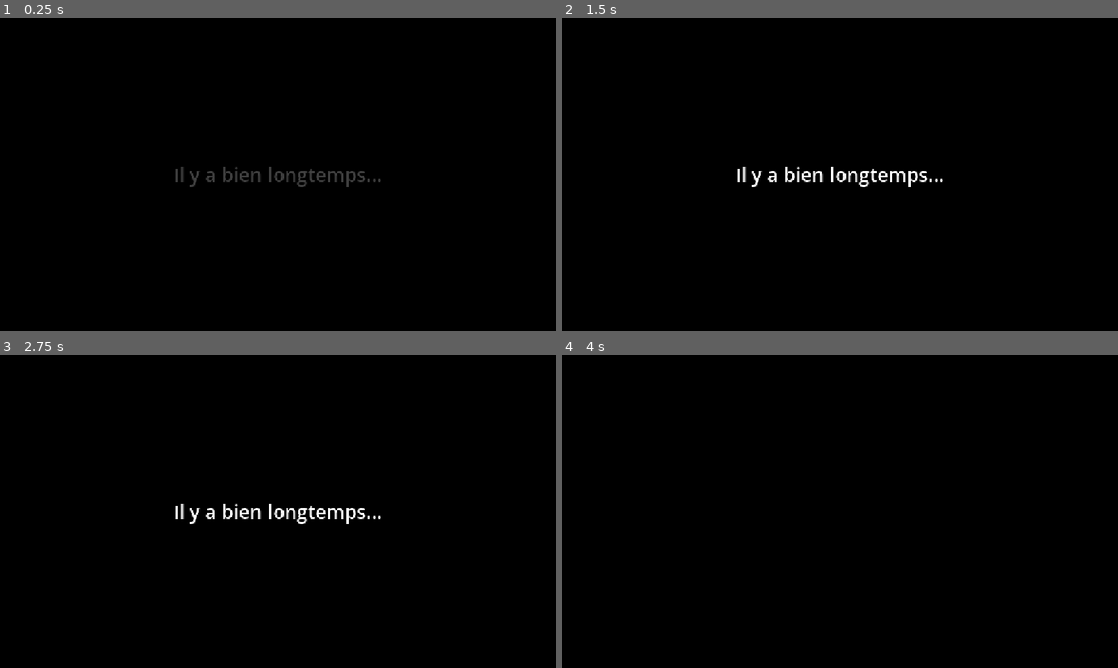
Above: before the commit, frames 1-4 (two rows, left to right).
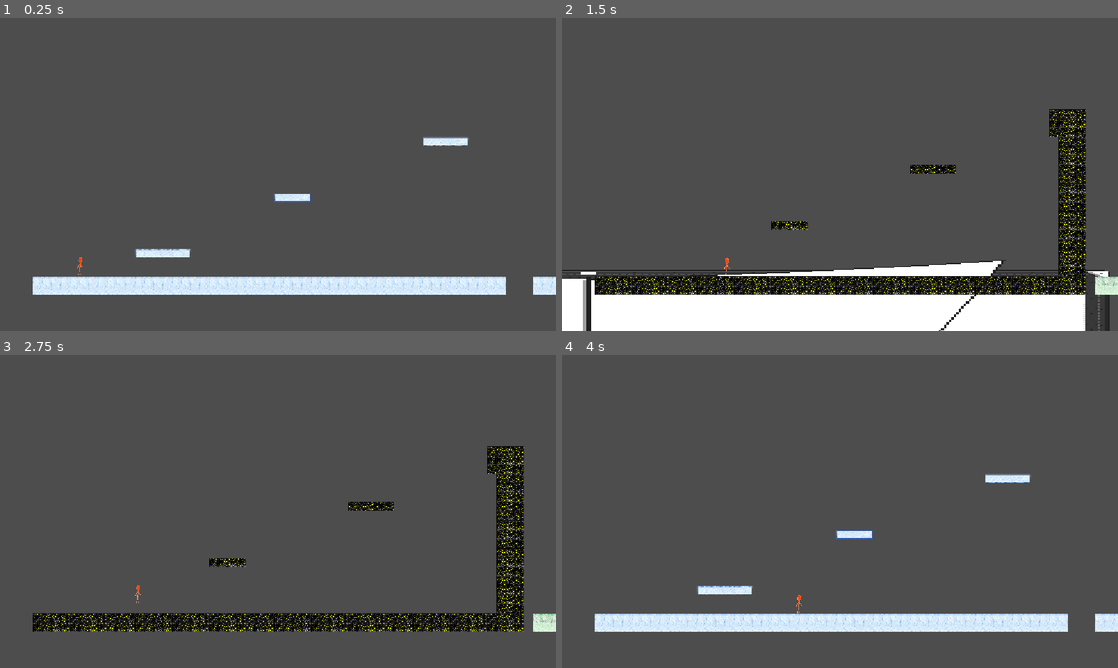
Above: after the commit, the same moments.

Repository: benjaminChambo/game-jamimag
Game: Godot game, scene res://Scènes/SceneTestPrincipale.tscn
The game is run twice, just before and just after one commit, with the same random seed, the same clock (stepped at 60 frames per second) and the same inputs.
Inputs:
- Up to frame 1 (0.25 s): no input
- Up to frame 2 (1.5 s): hold D (right_d) from 0.53 s (still down); tap O (dash_o) at 0.6 s; tap Space (space_jump) at 0.77 s; tap P (turn_page_p) at 1.35 s
- Up to frame 3 (2.75 s): tap Space (space_jump) at 1.52 s; release D (right_d) at 2.03 s; hold Q (left_q) from 2.03 s (still down); tap O (dash_o) at 2.1 s
- Up to frame 4 (4 s): release Q (left_q) at 2.78 s; hold D (right_d) from 2.78 s (still down); tap P (turn_page_p) at 2.85 s; tap Space (space_jump) at 3.02, 3.77 s; tap O (dash_o) at 3.6 s

The runs differ from the first frame. In frame 1, 100% of the frame differs, in the area x 0-100%, y 0-100%; in frame 2, 96%; in frame 3, 95%; in frame 4, 100%.

Commit message:
mini modif pour la création de niveaux

Diff:
--- a/Scènes/ScenePersonnage.tscn
+++ b/Scènes/ScenePersonnage.tscn
@@ -1,7 +1,7 @@
 [gd_scene format=3 uid="uid://ds6v8eful05g0"]
 
 [ext_resource type="Script" uid="uid://52uqjeasuisi" path="res://scripts/Personnage/character_body_2d.gd" id="1_jtnla"]
-[ext_resource type="Texture2D" uid="uid://ddu8q38gfqg2e" path="res://frames_128x128/stickman_08_idle_repos1.png" id="2_ckidn"]
+[ext_resource type="Texture2D" uid="uid://ddu8q38gfqg2e" path="res://frames_128x128/orga/stickman_08_idle_repos1.png" id="2_ckidn"]
 
 [sub_resource type="CapsuleShape2D" id="CapsuleShape2D_a28sk"]
 radius = 13.0
--- a/scripts/levels/intro.gd
+++ b/scripts/levels/intro.gd
@@ -10,6 +10,7 @@
 ]
 
 func _ready():
+	hide()
 	jouer_intro()
 
 
Not shown, added: frames_128x128/animation-stickman.png.import
Not shown, changed: frames_128x128/orga/stickman_01_course_frame1.png.import
Not shown, changed: frames_128x128/orga/stickman_02_course_frame2.png.import
Not shown, changed: frames_128x128/orga/stickman_03_course_frame3.png.import
Not shown, changed: frames_128x128/orga/stickman_04_saut_accroupi.png.import
Not shown, changed: frames_128x128/orga/stickman_05_marche_bras_avant.png.import
Not shown, changed: frames_128x128/orga/stickman_06_saut_bras_leves.png.import
Not shown, changed: frames_128x128/orga/stickman_07_sprint_elan.png.import
Not shown, changed: frames_128x128/orga/stickman_08_idle_repos1.png.import
Not shown, changed: frames_128x128/orga/stickman_09_idle_repos2.png.import
